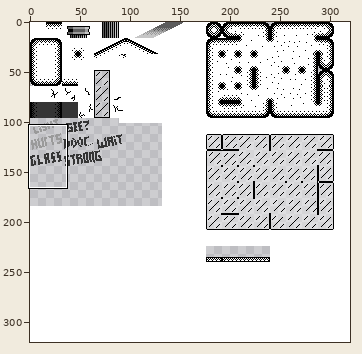
File history of a pixel-art file, assets/tileset.ase. The picture above shows the old version from afar; the outline marks the close-up.
Close-up. First the earlier version:
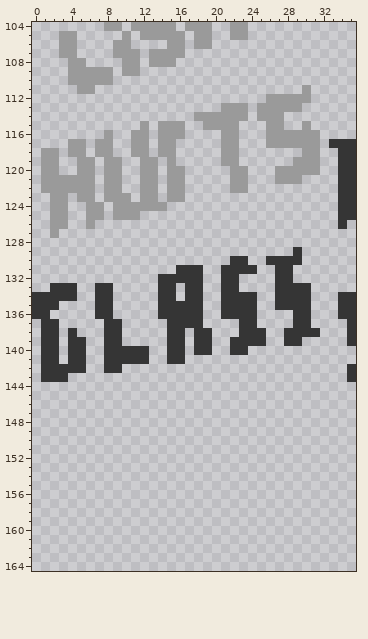
320x320 pixels, 1 frame. Shown: x 0..35, y 104..164.
The same view after the edit:
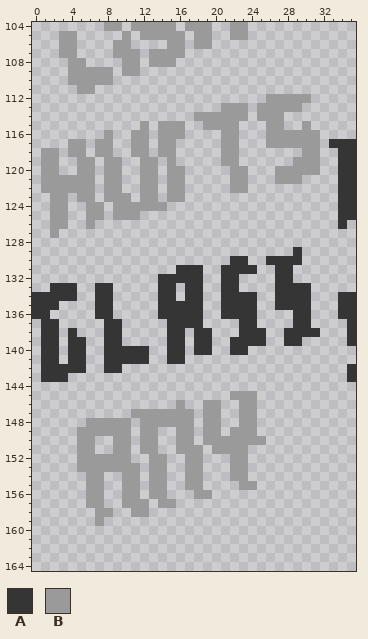
Palette (. is transparent): A #353535  B #9a9a9a
Change:
Layer "Layer #2":
The author put colour B in row 145 at x 22 to 24; in row 146 at x 16, 19 to 20 and 23 to 24; in row 147 at x 11 to 17, 19 to 20 and 23 to 24; in row 148 at x 6 to 10, 12 to 17, 19 to 20 and 23 to 24; in row 149 at x 5 to 10, 12 to 13, 16 to 17, 19 to 20 and 22 to 24; in row 150 at x 5 to 6, 9 to 10, 12 to 13, 16 to 17 and 19 to 25.
The author put colour B in row 151 at x 5 to 6, 9 to 10, 12 to 13, 16 to 18 and 20 to 23; in row 152 at x 5 to 10, 13 to 14, 17 to 18 and 22 to 23; in row 153 at x 5 to 11, 13 to 14, 17 to 18 and 22 to 23; in row 154 at x 6 to 7, 10 to 11, 13 to 14, 17 to 18 and 22 to 23; in row 155 at x 6 to 7, 10 to 11, 13 to 14, 17 to 18 and 23 to 24; in row 156 at x 6 to 7, 10 to 11, 13 to 14 and 18 to 19.
The author put colour B in row 157 at x 6 to 7, 10 to 12 and 14 to 15; in row 158 at x 7 to 8 and 11 to 12; in row 159 at x 7.
The author cleared colour B in row 111 at x 30.
